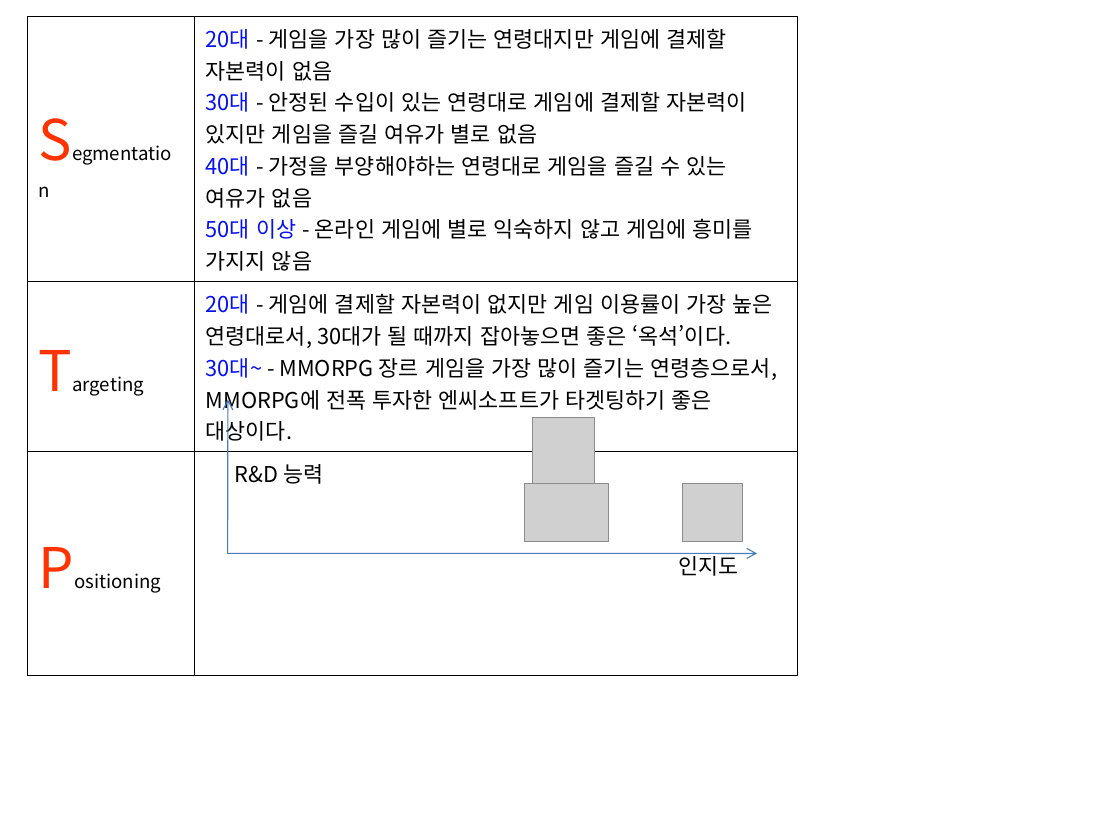
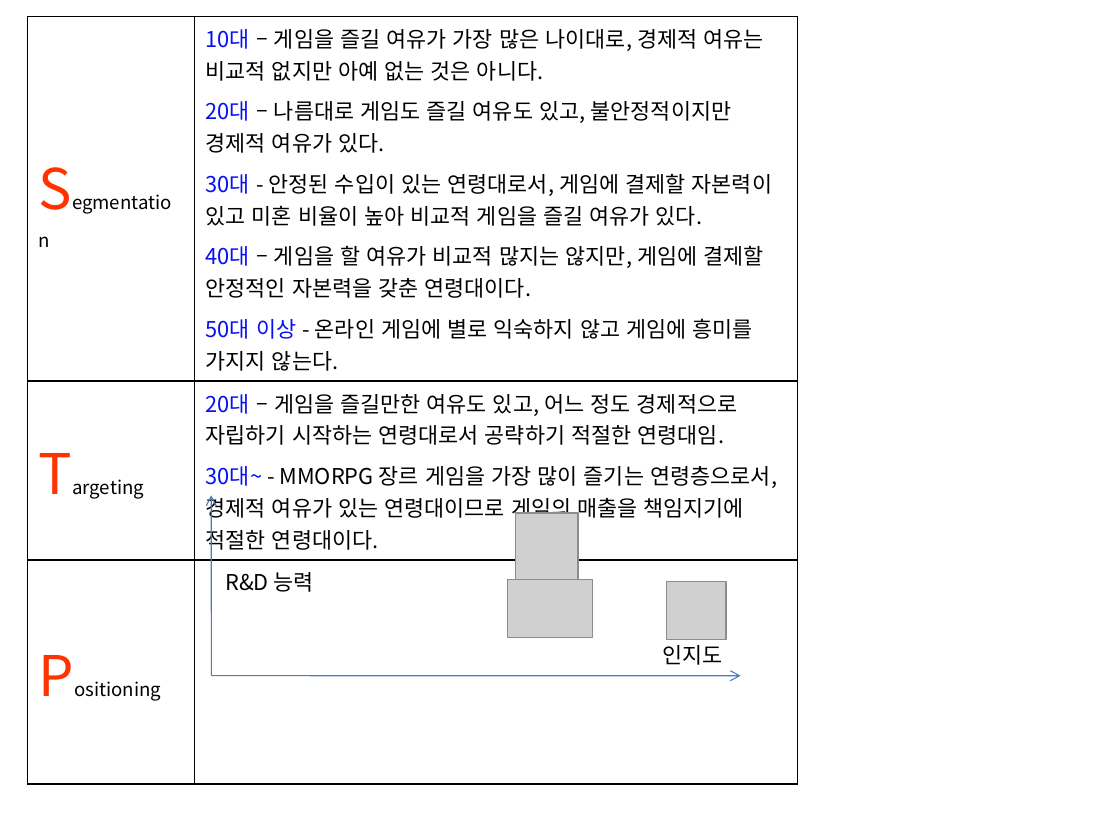
Before and after one commit to producer82/---, a slide deck: slide 3 of 파워포인트/환경 분석.pptx. Drawn at 1120x840 pixels with LibreOffice and Linux fonts; fonts in the diff are those of the drawing; grey boxes stand for pictures. Boxes give left, top, right and bottom in pixels: in the first picture for what was removed or moved away, otherwise in the second. Text is boxed around its words. In the diff, an @@ line names an element or a change of style, - is before the commit and + after.

```diff
--- a/파워포인트/환경 분석.pptx
+++ b/파워포인트/환경 분석.pptx
@@ table at [28,17,797,705] @@
-row 1, column 2: 20대 - 게임을 가장 많이 즐기는 연령대지만 게임에 결제할 자본력이 없음 / 30대 - 안정된 수입이 있는 연령대로 게임에 결제할 자본력이 있지만 게임을 즐길 여유가 별로 없음 / 40대 - 가정을 부양해야하는 연령대로 게임을 즐길 수 있는 여유가 없음 / 50대 이상 - 온라인 게임에 별로 익숙하지 않고 게임에 흥미를 가지지 않음
+row 1, column 2: 10대 – 게임을 즐길 여유가 가장 많은 나이대로, 경제적 여유는 비교적 없지만 아예 없는 것은 아니다. / 20대 – 나름대로 게임도 즐길 여유도 있고, 불안정적이지만 경제적 여유가 있다. / 30대 - 안정된 수입이 있는 연령대로서, 게임에 결제할 자본력이 있고 미혼 비율이 높아 비교적 게임을 즐길 여유가 있다. / 40대 – 게임을 할 여유가 비교적 많지는 않지만, 게임에 결제할 안정적인 자본력을 갖춘 연령대이다. / 50대 이상 - 온라인 게임에 별로 익숙하지 않고 게임에 흥미를 가지지 않는다.
-row 2, column 2: 20대 - 게임에 결제할 자본력이 없지만 게임 이용률이 가장 높은 연령대로서, 30대가 될 때까지 잡아놓으면 좋은 ‘옥석’이다. / 30대~ - MMORPG 장르 게임을 가장 많이 즐기는 연령층으로서, MMORPG에 전폭 투자한 엔씨소프트가 타겟팅하기 좋은 대상이다.
+row 2, column 2: 20대 – 게임을 즐길만한 여유도 있고, 어느 정도 경제적으로 자립하기 시작하는 연령대로서 공략하기 적절한 연령대임. / 30대~ - MMORPG 장르 게임을 가장 많이 즐기는 연령층으로서, 경제적 여유가 있는 연령대이므로 게임의 매출을 책임지기에 적절한 연령대이다.
@@ arrow moved from (227, 554) - (227, 400) to (212, 675) - (212, 495) @@
@@ picture removed at [524,484,608,542] @@
@@ picture: place and size @@
-picture at [532,418,595,484]
+picture at [515,513,578,579]
@@ picture added at [508,579,592,637] @@
@@ picture: place and size @@
-picture at [683,484,743,542]
+picture at [666,581,726,640]
@@ text "인지도": place and size @@
-text "인지도" at [679,553,739,576]
+text "인지도" at [662,645,722,665]
@@ arrow moved from (227, 553) - (757, 553) to (212, 675) - (740, 675) @@
```
Also in this commit, not shown: 2 other slides changed, 1 slide added, 13 other files.
